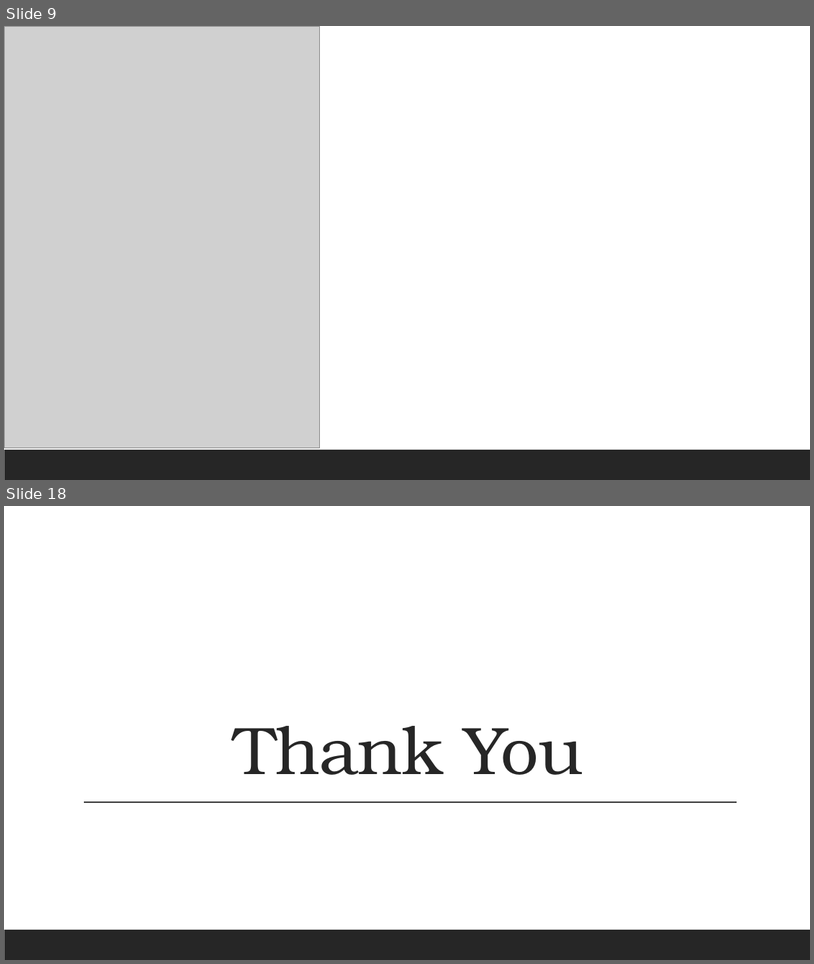
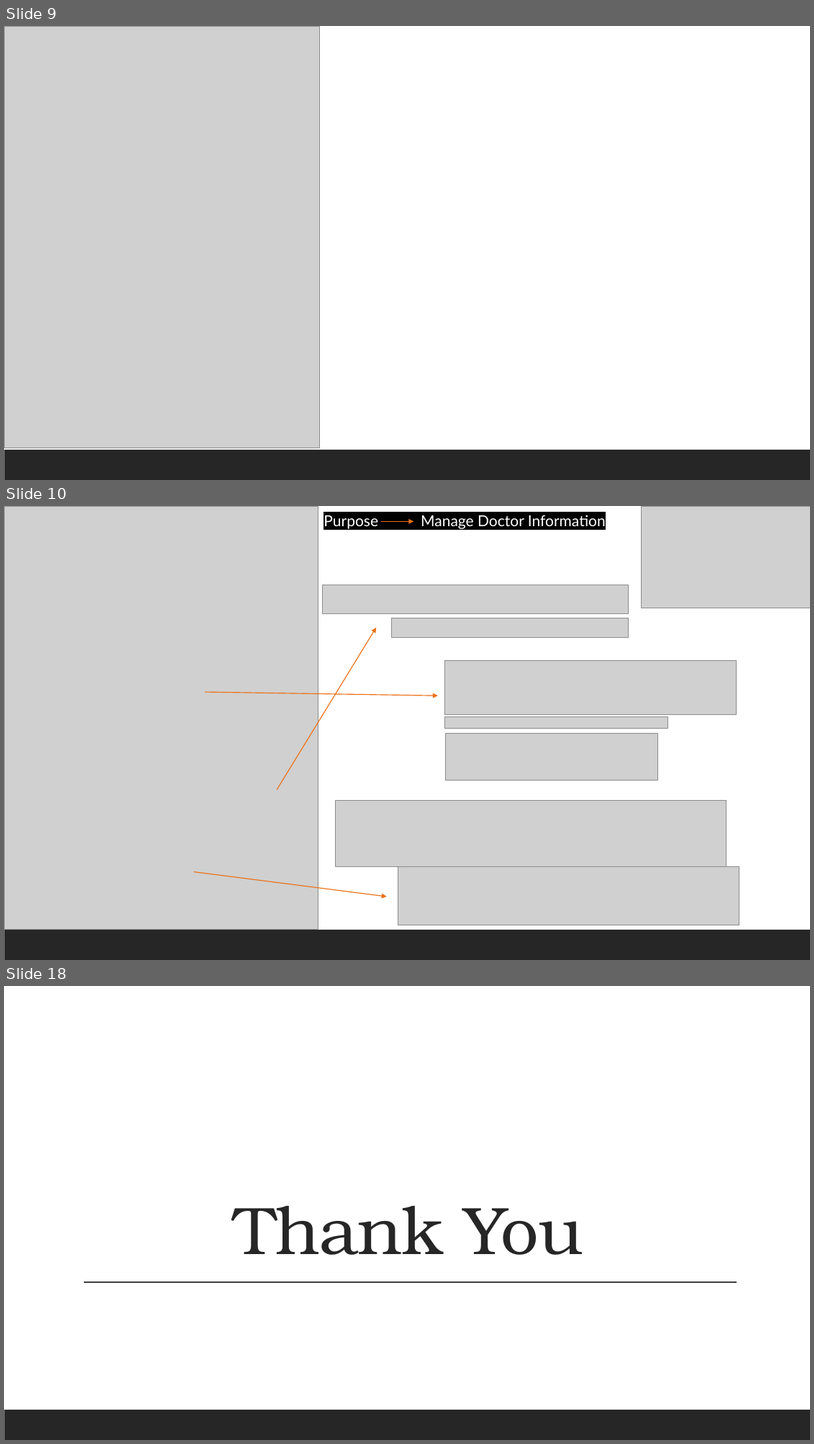
Before and after one commit to TJcollector/DatabaseProject, a slide deck: Database for Clinic Management.pptx. Shown one above the other, each under a label of ours: slides 9 and 18 before the commit, slides 9, 10 and 18 after it; the slides between them are not shown. The pictures are 814x964 and 814x1444 pixels, drawn with LibreOffice and Linux fonts; fonts in the diff are those of the drawing; grey boxes stand for pictures. Boxes give left, top, right and bottom in pixels: in the first picture for what was removed or moved away, otherwise in the second. Text is boxed around its words. In the diff, an @@ line names an element or a change of style, - is before the commit and + after.

```diff
--- a/Database for Clinic Management.pptx
+++ b/Database for Clinic Management.pptx
@@ slide 10 added at [4, 506, 810, 960], background #FFFFFF; not listed: 1 template element that a slide beside it also shows @@
@@ picture added at [4, 506, 318, 929] @@
@@ text added at [324, 515, 606, 529], 18 pt, text #FFFFFF @@
+Purpose Manage Doctor Information
@@ arrow added from (381, 522) to (414, 522), #EC7016 1 pt @@
@@ picture added at [642, 506, 810, 608] @@
@@ picture added at [323, 585, 629, 614] @@
@@ arrow added from (277, 790) to (377, 628), #EC7016 1 pt @@
@@ picture added at [392, 618, 629, 637] @@
@@ picture added at [445, 660, 737, 714] @@
@@ arrow added from (205, 692) to (438, 695), #EC7016 1 pt @@
@@ picture added at [445, 717, 669, 728] @@
@@ picture added at [446, 733, 658, 780] @@
@@ picture added at [336, 800, 727, 867] @@
@@ arrow added from (194, 871) to (387, 896), #EC7016 1 pt @@
@@ picture added at [398, 867, 740, 924] @@
```
Also in this commit, not shown: 2 slides changed, 7 other slides added, 8 slides removed.
